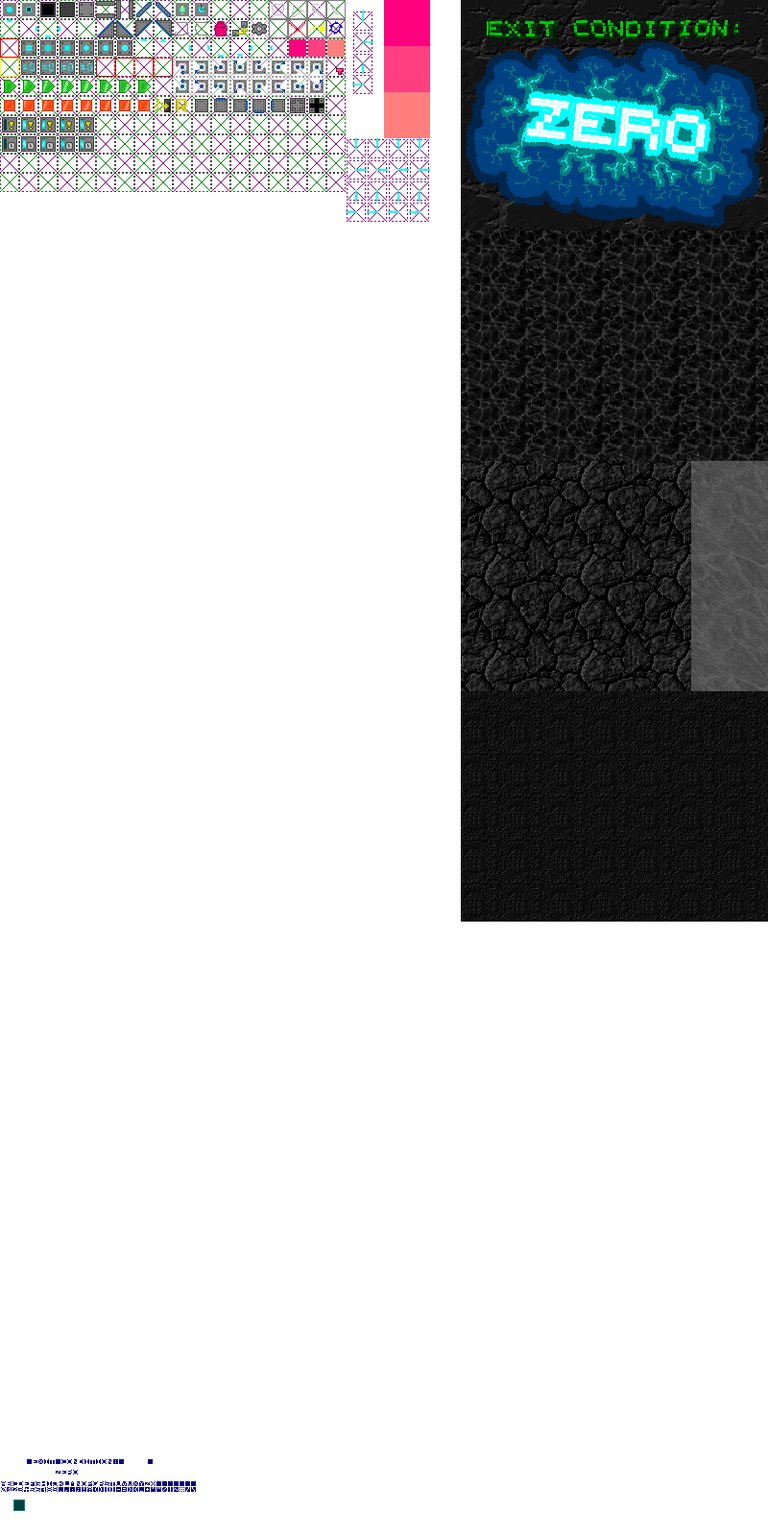
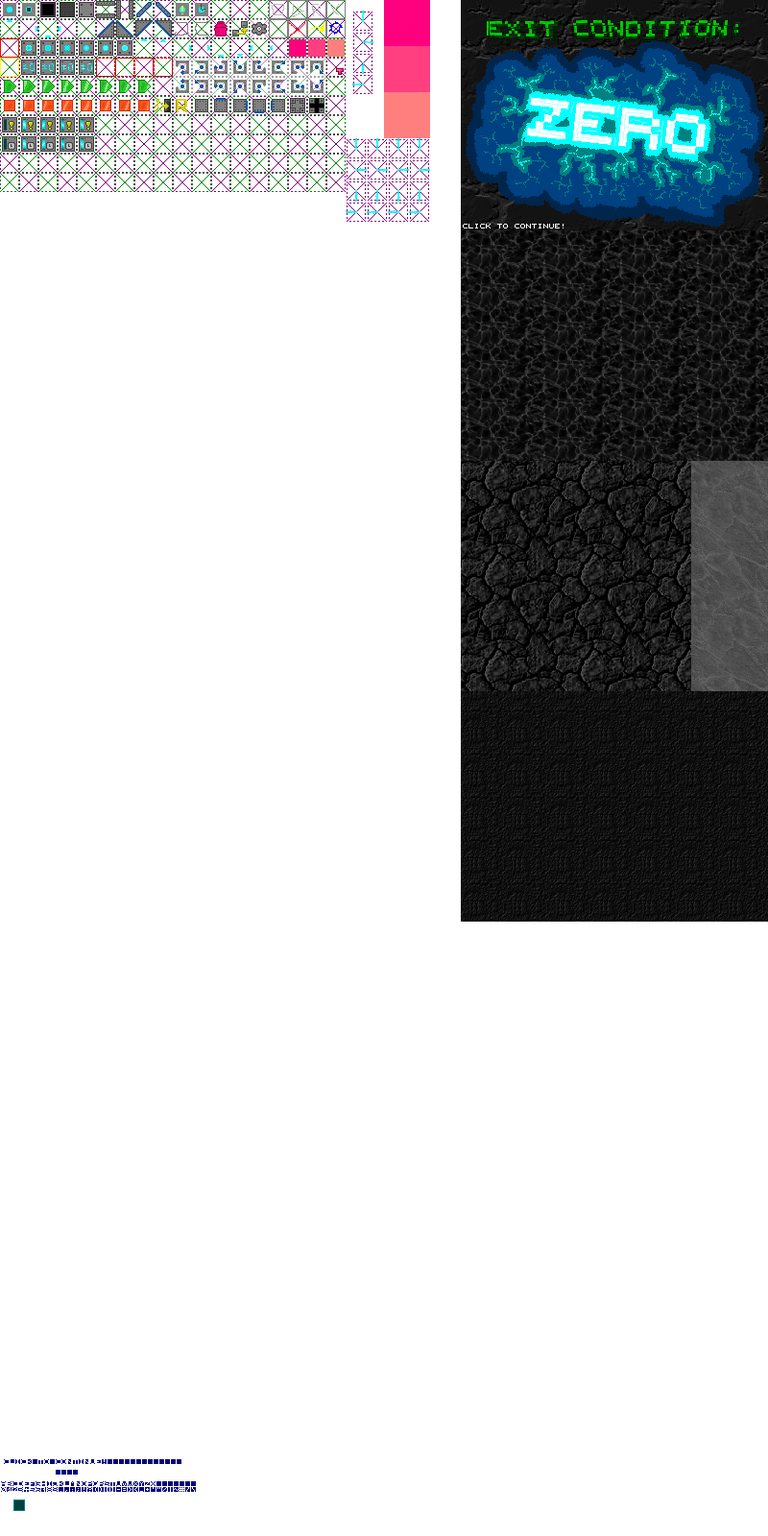
The second 768×1536 image is a revision of the first. Changes to its layers:
painted on "stuff" over [3, 223, 564, 1475]
painted on "helpers" over [3, 1459, 182, 1464]
